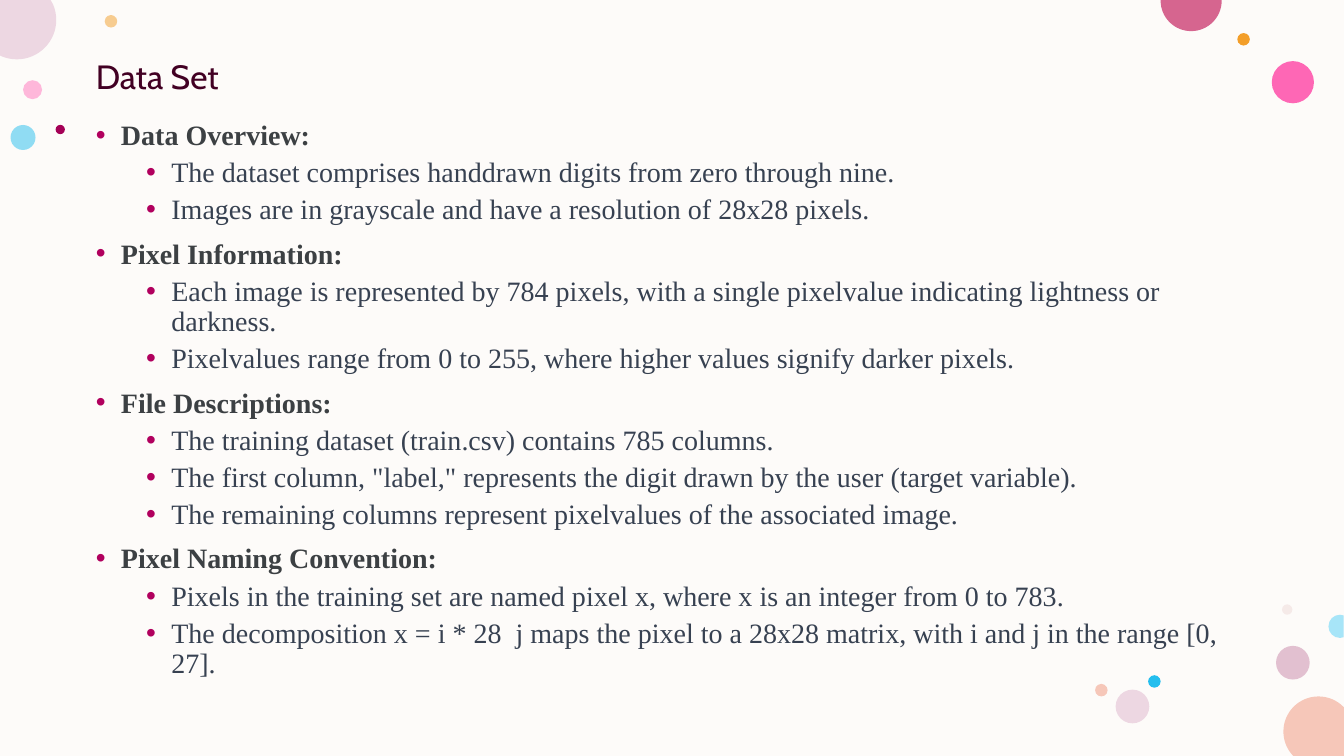
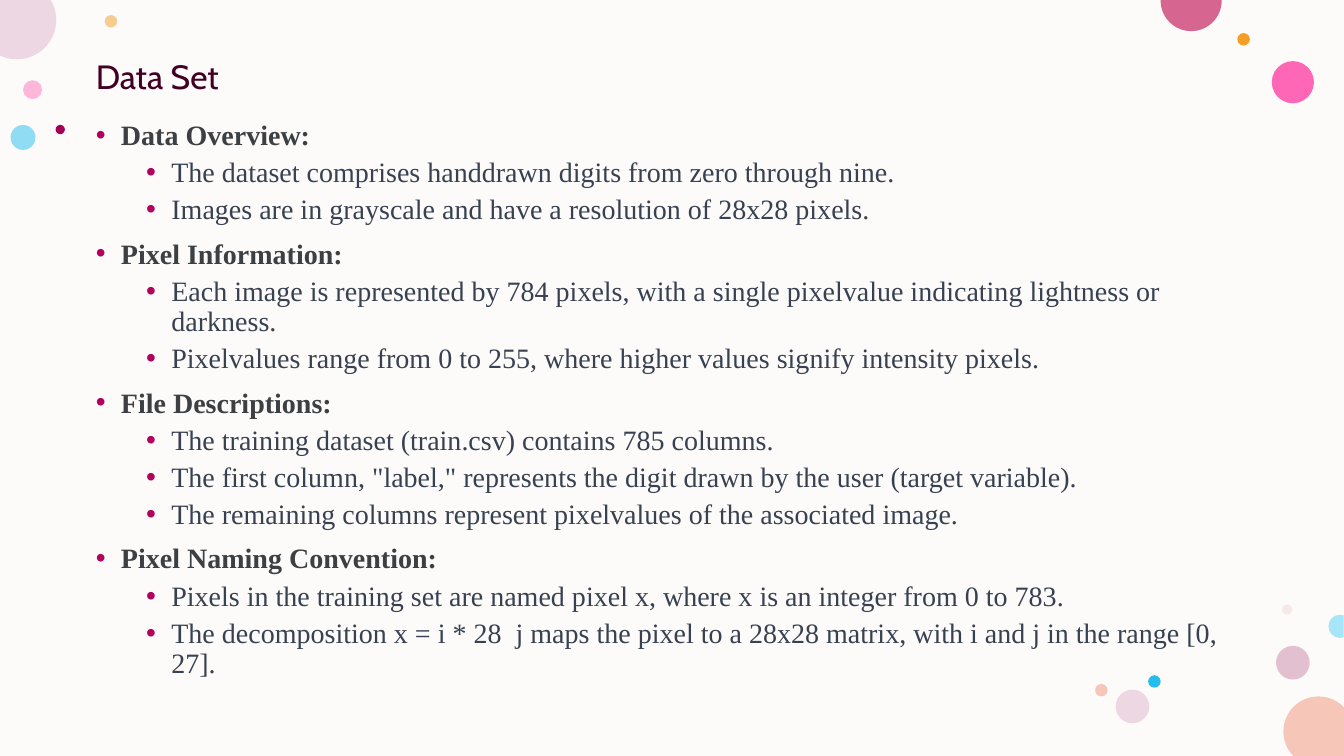
Before and after one commit to MouryaGottipati/DeepLearningProject, a slide deck: slide 6 of Presentation_DeepLearningProject.pptx. Drawn at 1344x756 pixels with LibreOffice and Linux fonts; fonts in the diff are those of the drawing. Boxes give left, top, right and bottom in pixels: in the first picture for what was removed or moved away, otherwise in the second. Text is boxed around its words. In the diff, an @@ line names an element or a change of style, - is before the commit and + after.

```diff
--- a/Presentation_DeepLearningProject.pptx
+++ b/Presentation_DeepLearningProject.pptx
@@ text at <box>171,348,1039,374</box>: text changed @@
-  • Pixelvalues range from 0 to 255, where higher values signify darker pixels.
+  • Pixelvalues range from 0 to 255, where higher values signify intensity pixels.
```
Also in this commit, not shown: 6 other slides changed, 2 other files.
